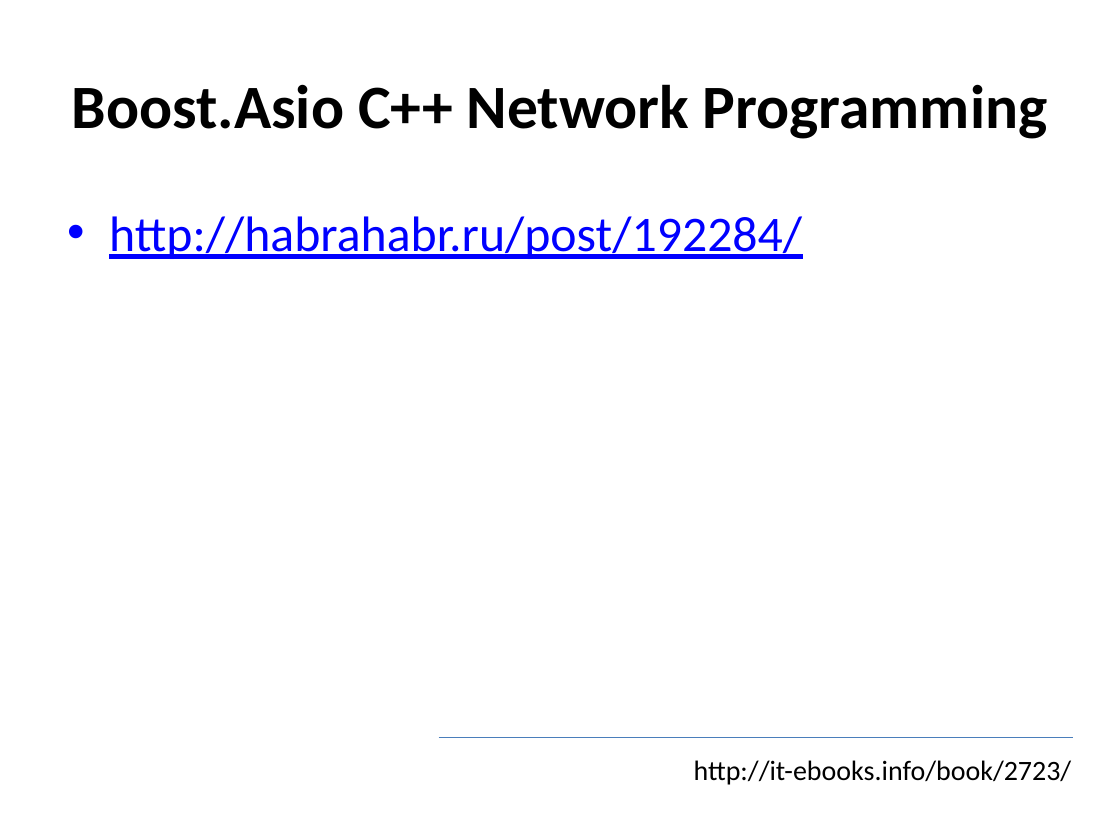
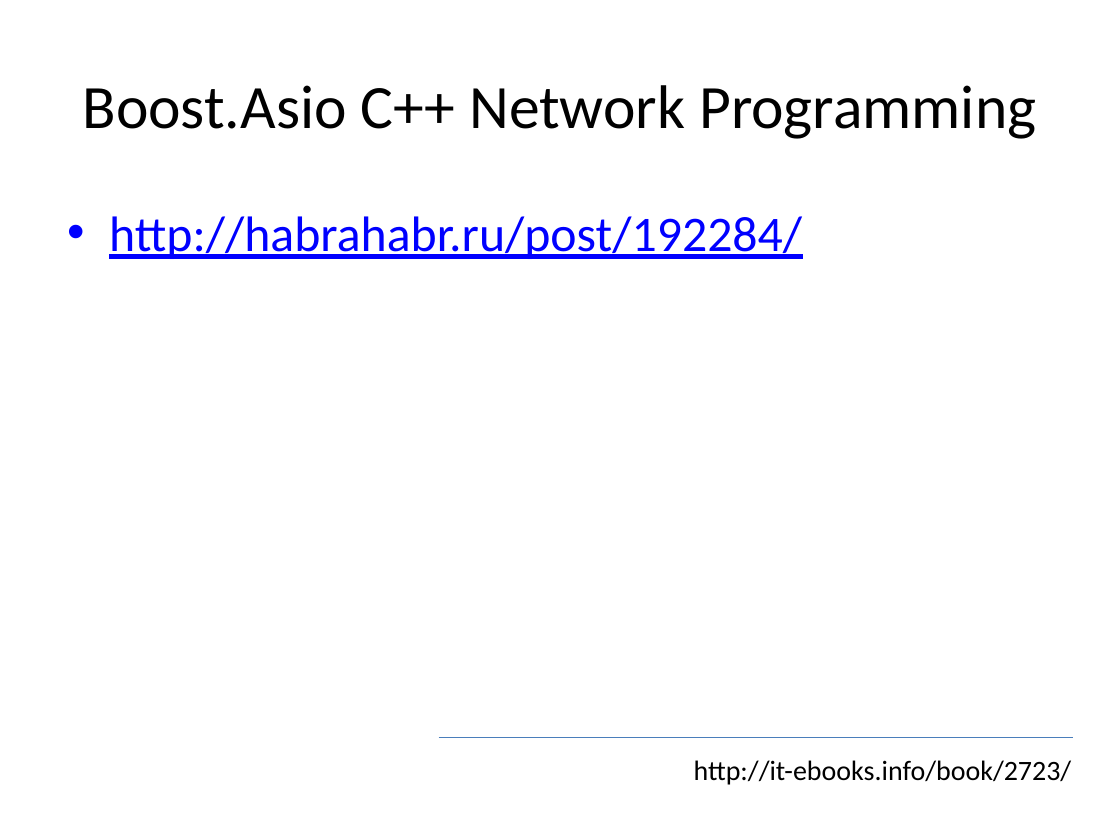
Before and after one commit to russov/cpp_craft_1013, a slide deck: slide 23 of lections/cpp_craft_lec_6_pre.pptx. Drawn at 1120x840 pixels with LibreOffice and Linux fonts; fonts in the diff are those of the drawing. Boxes give left, top, right and bottom in pixels: in the first picture for what was removed or moved away, otherwise in the second. Text is boxed around its words. In the diff, an @@ line names an element or a change of style, - is before the commit and + after.

```diff
--- a/lections/cpp_craft_lec_6_pre.pptx
+++ b/lections/cpp_craft_lec_6_pre.pptx
@@ title "Boost.Asio C++ Network Programming" at [83, 85, 1036, 139]: bold off @@
```
Also in this commit, not shown: 14 slides added, 1 slide removed.
